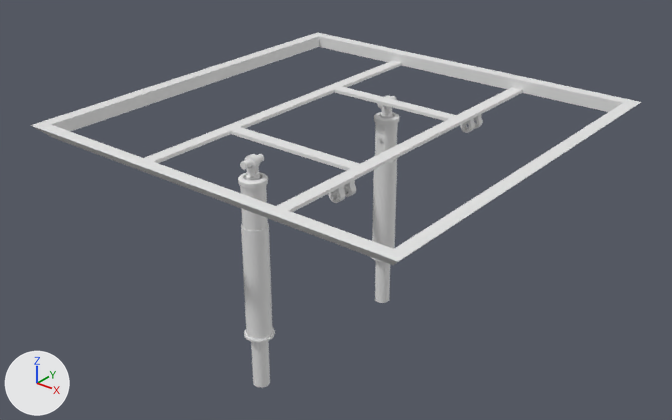
A saved change to the Blender file models/ingame/retro/angled_panel/angled_panel.blend.
Before and after are seen from a 50 mm camera at (160.0, -204.7, 94.1) aimed at (-4.6, 1.0, -33.4). Arrows for +X, +Y and +Z are at lower left; the lights stay in place. Materials are left out; every surface is plain grey.

In view in the first picture: 'arm_pistons', 'top_glass'.
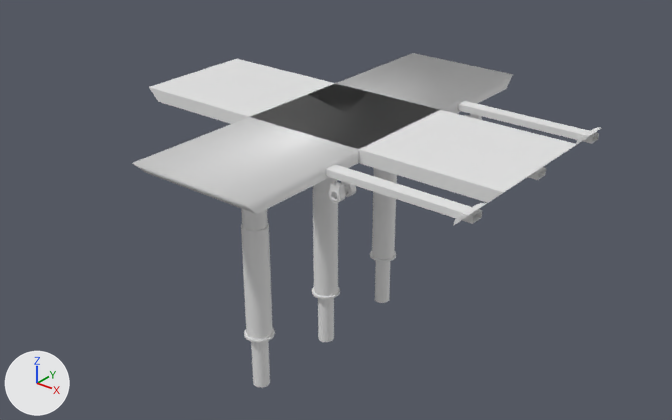
The change, as a list of edits to the scene's bpy script:
```text
Add me_cube:
    me_cube.from_pydata(...)  # 18 vertices, 10 faces; spans x 20.0..64.0, y 28.0..36.0, z -4.0..0.0
Add me_rot_panel_piston1_model_008:
    me_rot_panel_piston1_model_008.from_pydata([(20.0, -64.0, 0.0), (-20.0, -64.0, 0.0), (-20.0, -60.0, -4.0), (20.0, -60.0, -4.0), (-20.0, 64.0, 0.0), (20.0, 64.0, 0.0), (20.0, 60.0, -4.0), (-20.0, 60.0, -4.0)], [], [(3, 6, 5, 0), (2, 3, 0, 1), (7, 2, 1, 4), (6, 7, 4, 5), (2, 7, 6, 3), (0, 5, 4, 1)])
    for i in [4, 5]: me_rot_panel_piston1_model_008.polygons[i].material_index = 1
Add me_rot_panel_piston1_model_007:
    me_rot_panel_piston1_model_007.from_pydata([(64.0, -20.0, 0.0), (-64.0, -20.0, 0.0), (-60.0, -20.0, -4.0), (60.0, -20.0, -4.0), (-64.0, 20.0, 0.0), (64.0, 20.0, 0.0), (60.0, 20.0, -4.0), (-60.0, 20.0, -4.0)], [], [(3, 6, 5, 0), (2, 3, 0, 1), (7, 2, 1, 4), (6, 7, 4, 5), (2, 7, 6, 3), (0, 5, 4, 1)])
    for i in [4, 5]: me_rot_panel_piston1_model_007.polygons[i].material_index = 1
Add me_rot_panel_piston1_model_006:
    me_rot_panel_piston1_model_006.from_pydata(...)  # 1192 vertices, 857 faces; spans x -12.7..26.0, y -4.7..4.7, z -82.0..-4.0
Change ob_top_glass:
    add ob_top_glass.hide_set(True)  # its collection is switched off
Add ob_horiz_support:
    ob_horiz_support = bpy.data.objects.new('horiz_support', me_cube)
    ob_horiz_support.location = (0.0, 0.0, 0.0)
    _m = ob_horiz_support.modifiers.new('Array', 'ARRAY')
    _m.count = 3
    _m.use_constant_offset = True
    _m.constant_offset_displace = (0.0, -32.0, 0.0)
    _m.use_relative_offset = False
Add ob_top_bridge_horiz:
    ob_top_bridge_horiz = bpy.data.objects.new('top_bridge_horiz', me_rot_panel_piston1_model_008)
    ob_top_bridge_horiz.location = (0.0, 0.0, 0.0)
Add ob_top_bridge_vert:
    ob_top_bridge_vert = bpy.data.objects.new('top_bridge_vert', me_rot_panel_piston1_model_007)
    ob_top_bridge_vert.location = (0.0, 0.0, 0.0)
Add ob_arm_piston_single:
    ob_arm_piston_single = bpy.data.objects.new('arm_piston_single', me_rot_panel_piston1_model_006)
    ob_arm_piston_single.location = (0.0, 0.0, 0.0)
```

What differs and where, as boxes [x1, y1, x2, y2] in the pictures (672 x 420 px):
'top_glass', hidden: before [31, 32, 641, 265]
'top_bridge_vert', added: after [149, 59, 577, 203]
'top_bridge_horiz', added: after [133, 53, 513, 214]
'horiz_support', added: after [326, 101, 601, 226]
'arm_piston_single', added: after [312, 178, 340, 342]
